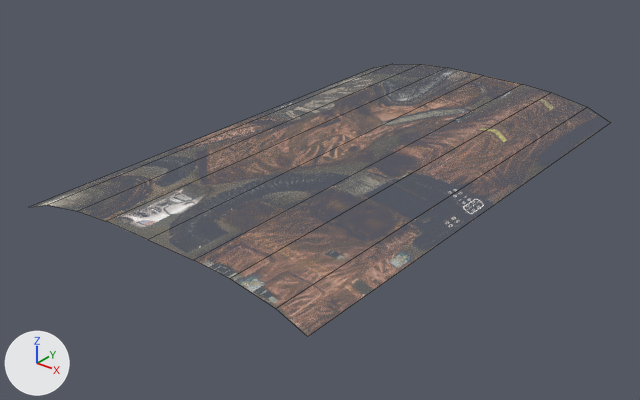
Before and after pictures for a commit that changed the FBX model Assets/Models/rail_bed.fbx.
The view is the same before and after, from a 50 mm camera at (3.68, -4.97, 2.66) aimed at (-0.08, -0.27, -0.25). The lights are fixed; the arrows at lower left show +X, +Y and +Z. Mesh edges are drawn as thin lines. Vertices at the same position are counted once.
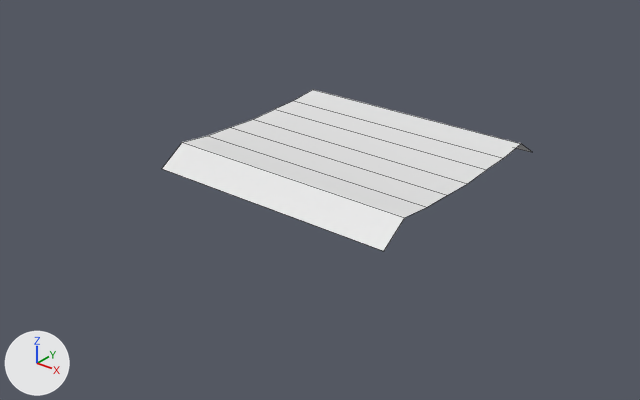
What differs and where, as boxes (x1, y1, x2, y2) in the pictures (640 x 400 px):
'Cylinder', reshaped, turned, rescaled
    before: (42, 72, 570, 326)
    after: (162, 90, 531, 251)

The change, as a diff of the scene's bpy script:
```diff
--- a/Assets/Models/rail_bed.fbx.py
+++ b/Assets/Models/rail_bed.fbx.py
@@ mat_bodies_it_organs_13rs @@
+mat_bodies_it_organs_13rs = principled_material('bodies\\it_organs_13rs')
+mat_bodies_it_organs_13rs.base_color = (0.8, 0.8, 0.8)  # white #e7e7e7
@@ me_cylinder_001 @@
 me_cylinder_001.from_pydata(...)  # 18 vertices, 8 faces; spans x -122.0..122.0, y -100.0..100.0, z -16.0..0.0
 # used by ob_cylinder; location = (0.0, 0.0, 0.0); rotation_euler = (-3.142, 0.0, 0.0), in degrees (-180, 0, 0); scale = (0.01, 0.02, 0.01)
 # verts and faces of me_cylinder_001; kept vertices keep their numbers, new ones are numbered from 18
 # before: 0 (0.0, -100.0, -16.0), 1 (0.0, 100.0, -16.0), 2 (-122.0, -100.0, 0.0), 3 (-122.0, 100.0, 0.0), 4 (-100.0, -100.0, -9.0)
 # before: 5 (-100.0, 100.0, -9.0) at pixel (47, 205), 6 (-66.0, -100.0, -14.0), 7 (-66.0, 100.0, -14.0), 8 (-38.0, -100.0, -16.0), 9 (-38.0, 100.0, -16.0)
 # before: 10 (122.0, -100.0, 0.0), 11 (122.0, 100.0, 0.0), 12 (100.0, -100.0, -9.0), 13 (100.0, 100.0, -9.0), 14 (66.0, -100.0, -14.0)
 # before: 15 (66.0, 100.0, -14.0) at pixel (229, 278), 16 (38.0, -100.0, -16.0), 17 (38.0, 100.0, -16.0)
-me_cylinder_001.materials.append(mat_act_act_scientist_suit_red)
+# me_cylinder_001 part 1
+delete_vertices([*range(0, 18)])  # with the faces that use them
+verts[18] = (0.0, -100.0, 100.0)  # pixel (161, 168)
+verts[19] = (-14.0, -100.0, 78.0)  # pixel (182, 142)
+verts[20] = (-11.0, -100.0, 52.0)  # pixel (207, 135)
+verts[21] = (-11.0, -100.0, 26.0)  # pixel (230, 127)
+verts[22] = (-10.0, -100.0, 0.0)  # pixel (253, 119)
+verts[23] = (0.0, -100.0, -100.0)
+verts[24] = (-14.0, -100.0, -78.0)  # pixel (313, 89)
+verts[25] = (-11.0, -100.0, -52.0)  # pixel (293, 100)
+verts[26] = (-11.0, -100.0, -26.0)  # pixel (274, 109)
+for new, old in zip([*range(27, 36)], [*range(18, 27)]): verts[new] = verts[old] + (0.0, 200.0, 0.0)
+faces += [(18, 27, 28, 19), (19, 28, 29, 20), (20, 29, 30, 21), (21, 30, 31, 22), (23, 24, 33, 32), (24, 25, 34, 33)]
+faces += [(25, 26, 35, 34), (22, 31, 35, 26)]
+me_cylinder_001.materials.append(mat_bodies_it_organs_13rs)  # white #e7e7e7
@@ ob_cylinder @@
 ob_cylinder.location = (0.0, 0.0, 0.0)
-ob_cylinder.rotation_euler = (-3.142, 0.0, 0.0)  # degrees (-180, 0, 0)
-ob_cylinder.scale = (0.01, 0.02, 0.01)
+ob_cylinder.rotation_euler = (1.571, 1.571, 0.0)  # degrees (90, 90, 0)
+ob_cylinder.scale = (0.01, 0.01, 0.01)
```
